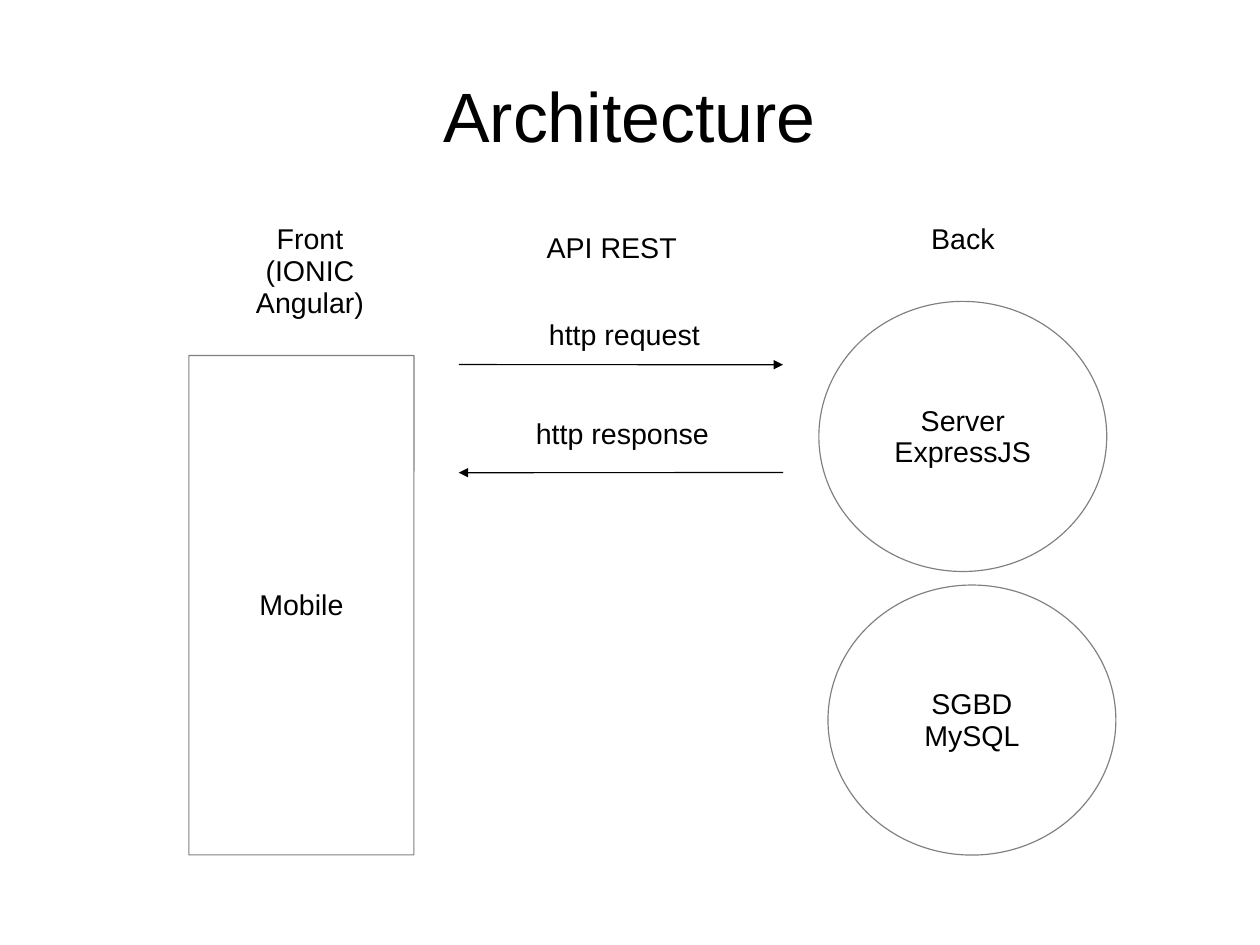
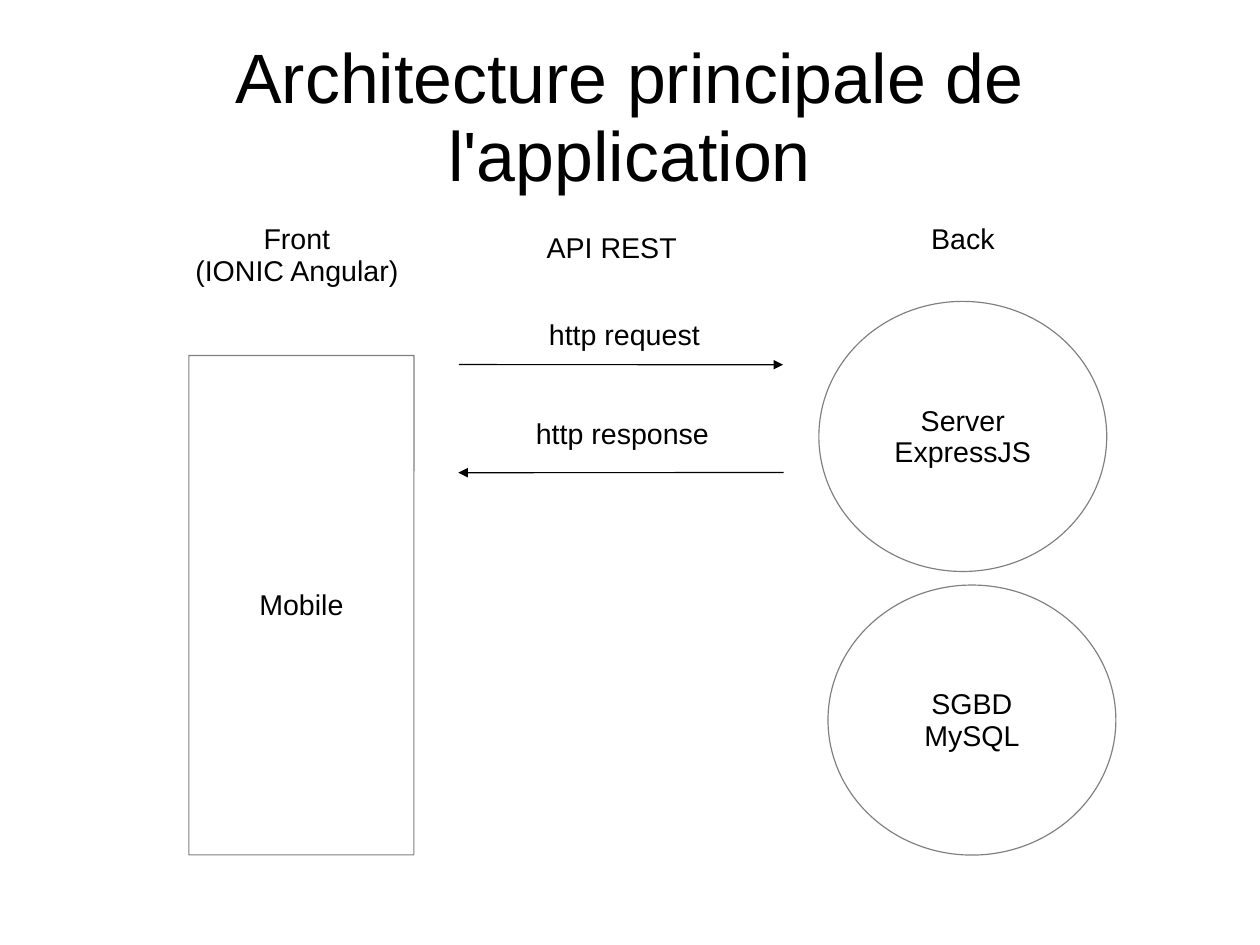
Before and after one commit to Wathil/POECNews, a slide deck: slide 18 of presentation.ppt (slide 19 before the commit). Drawn at 1260x945 pixels with LibreOffice and Linux fonts; fonts in the diff are those of the drawing. Boxes give left, top, right and bottom in pixels: in the first picture for what was removed or moved away, otherwise in the second. Text is boxed around its words. In the diff, an @@ line names an element or a change of style, - is before the commit and + after.

```diff
--- a/presentation.ppt
+++ b/presentation.ppt
@@ title at <box>235,52,1023,194</box>: text changed @@
-Architecture
+Architecture principale de l'application
@@ text "Front" rewrapped from <box>256,229,364,318</box> to <box>195,229,398,286</box> @@
```
Also in this commit, not shown: 11 other slides changed, 3 slides added, 1 slide removed.
